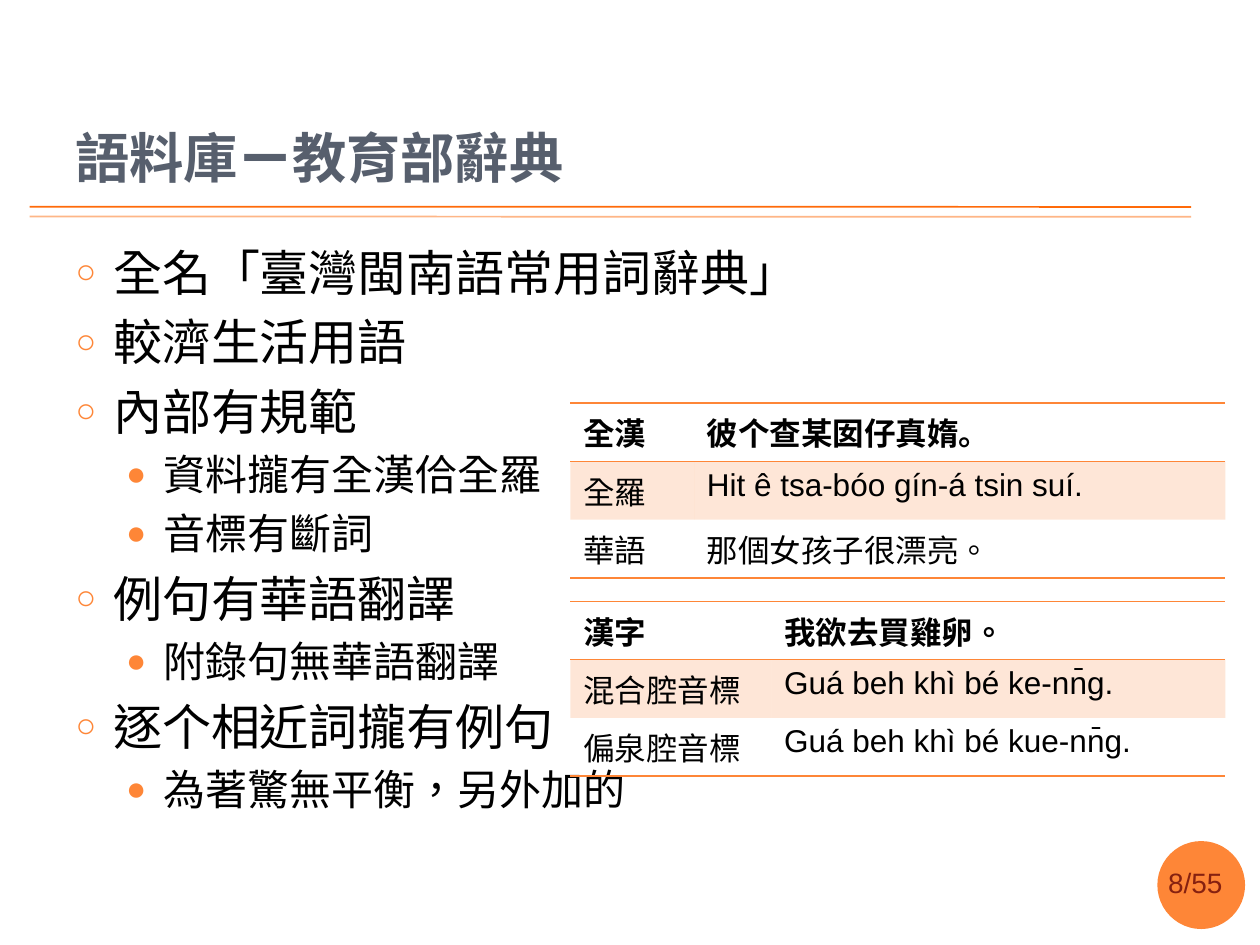
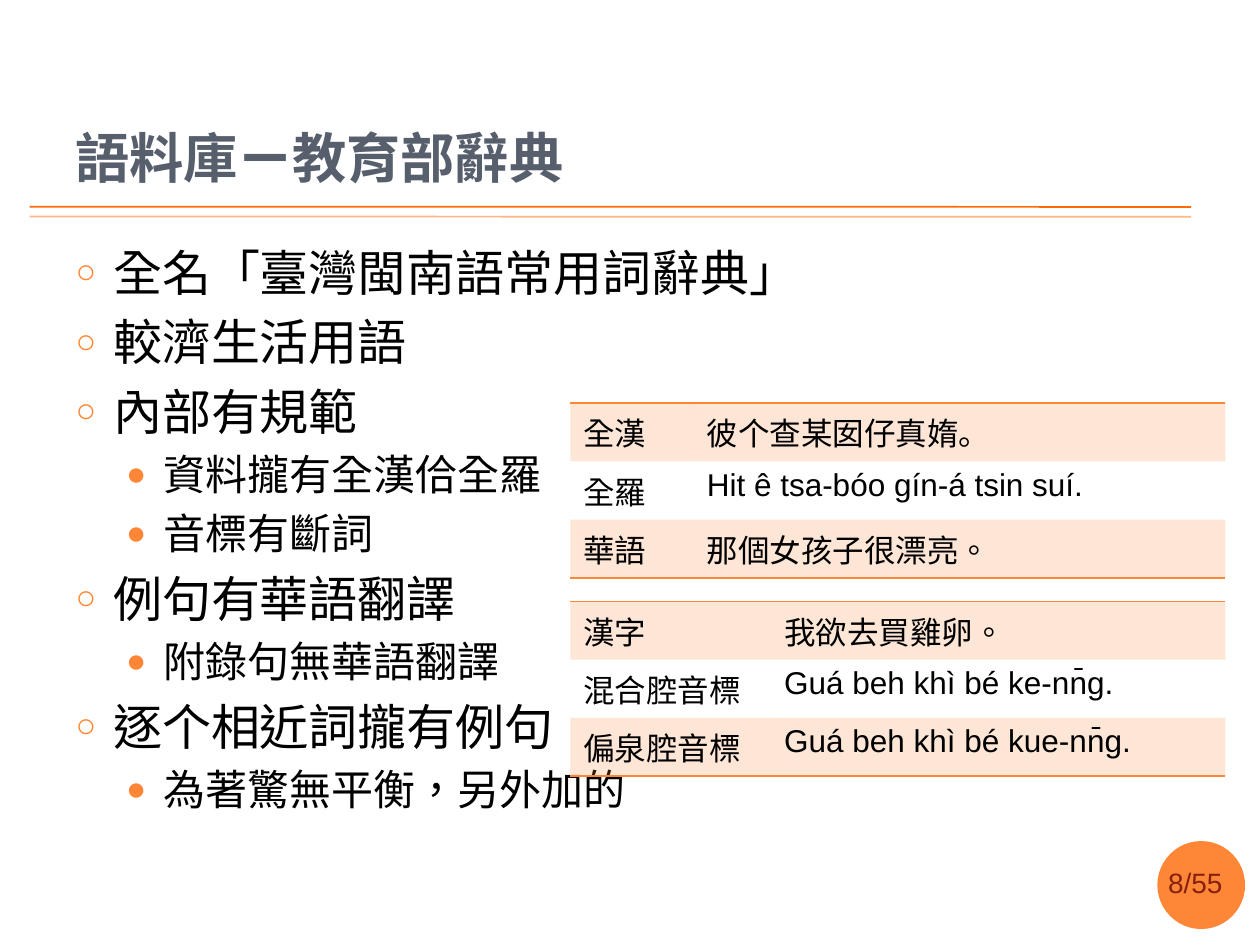
Before and after one commit to sih4sing5hong5/po3-ko3_tau5-iann2-phinn3, a slide deck: slide 8 of 翻譯報告.pptx. Drawn at 1260x945 pixels with LibreOffice and Linux fonts; fonts in the diff are those of the drawing; background and template pictures are left out. Boxes give left, top, right and bottom in pixels: in the first picture for what was removed or moved away, otherwise in the second. Text is boxed around its words. In the diff, an @@ line names an element or a change of style, - is before the commit and + after.

```diff
--- a/翻譯報告.pptx
+++ b/翻譯報告.pptx
@@ table at [571,403,1226,569] @@
@@ fill none to #FE8637 at 20% opacity in 4 cells @@
@@ fill #FE8637 at 20% opacity to none in row 2 @@
@@ bold off in "全漢", "彼个查某囡仔真媠。" @@
@@ borders changed @@
@@ table at [571,601,1226,767] @@
@@ fill none to #FE8637 at 20% opacity in 4 cells @@
@@ fill #FE8637 at 20% opacity to none in row 2 @@
@@ bold off in "漢字", "我欲去買雞卵。" @@
@@ borders changed @@
```
Also in this commit, not shown: 10 other slides changed, 1 slide removed.
